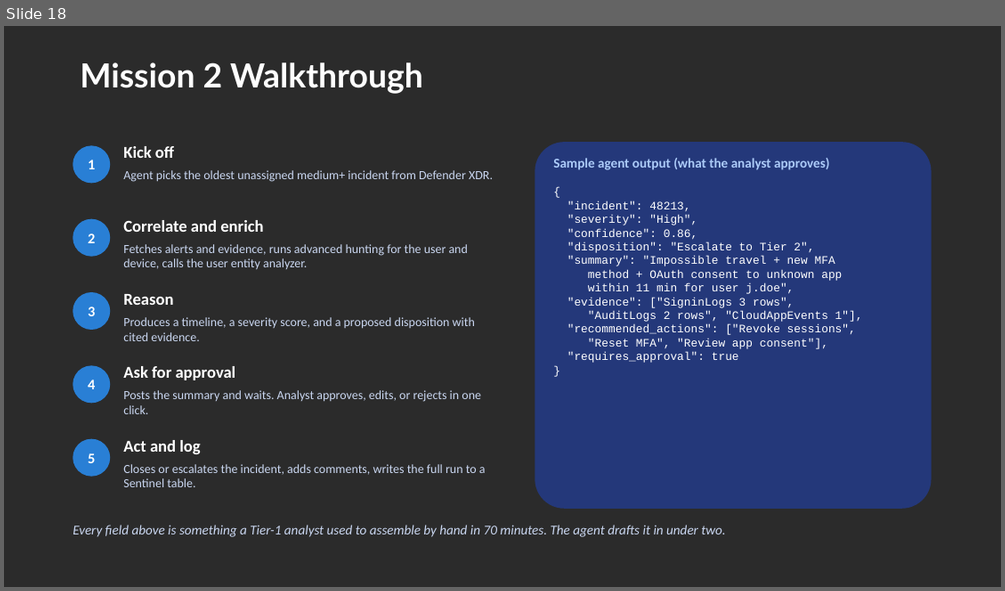
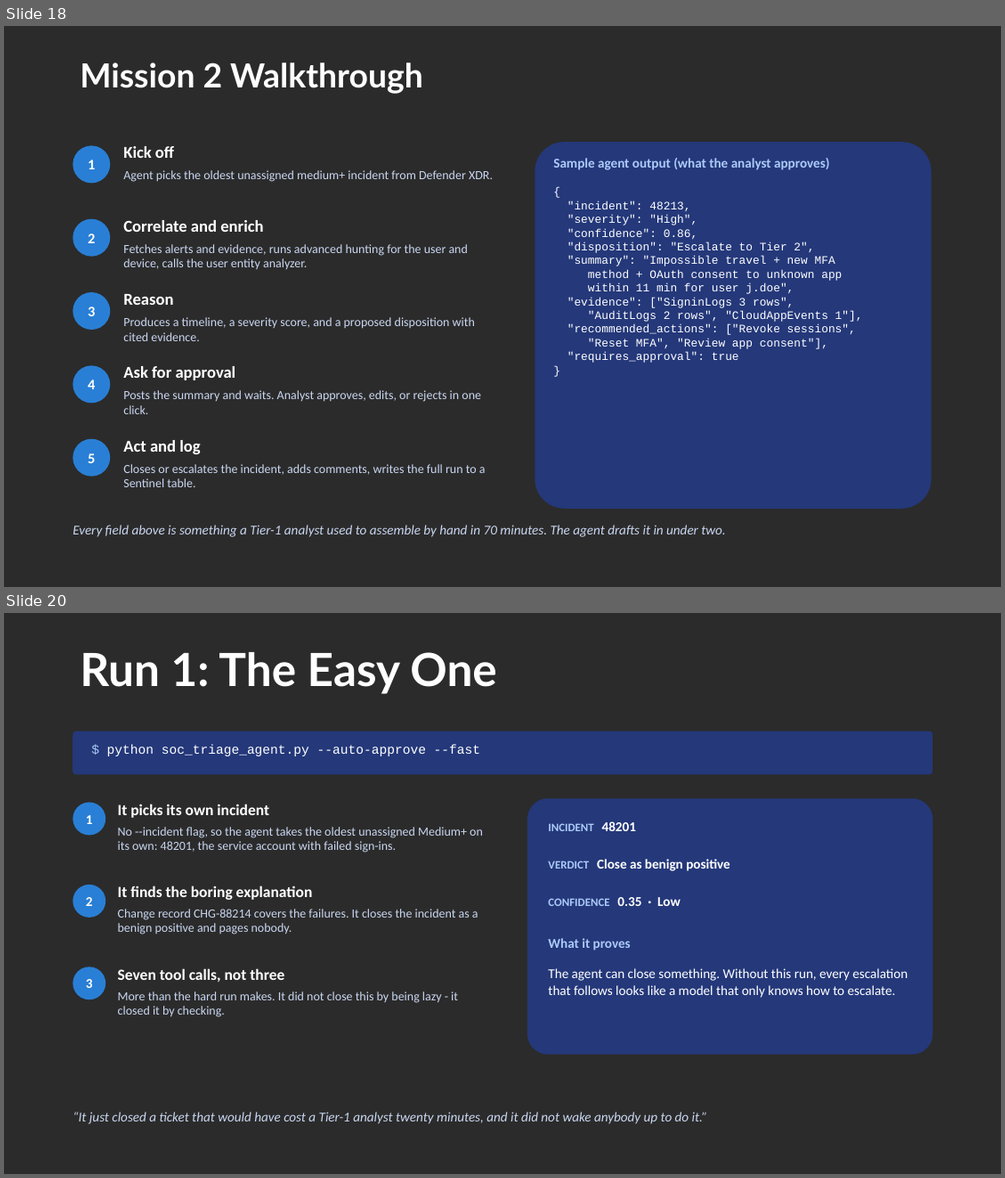
Before and after one commit to rod-trent/MMSMOA, a slide deck: SlideDecks/Empowering SOC Teams - MMS Midway 2026.pptx. Shown one above the other, each under a label of ours: slide 18 before the commit, slides 18 and 20 after it; the slides between them are not shown. The pictures are 1005x591 and 1005x1178 pixels, drawn with LibreOffice and Linux fonts; fonts in the diff are those of the drawing; background and template pictures are left out; a plain dark background stands for a picture behind light text. Boxes give left, top, right and bottom in pixels: in the first picture for what was removed or moved away, otherwise in the second. Text is boxed around its words. In the diff, an @@ line names an element or a change of style, - is before the commit and + after.

```diff
--- a/SlideDecks/Empowering SOC Teams - MMS Midway 2026.pptx
+++ b/SlideDecks/Empowering SOC Teams - MMS Midway 2026.pptx
@@ slide 20 added at <box>4,613,1001,1174</box>, background picture (left out) @@
@@ title added at <box>80,652,496,694</box>, 44 pt, text #FFFFFF, bold @@
+Run 1: The Easy One
@@ rounded rectangle added at <box>73,731,933,774</box>, fill #24387A @@
@@ text added at <box>107,744,480,756</box>, 12.5 pt, text #FFFFFF @@
+$ python soc_triage_agent.py --auto-approve --fast
@@ rounded rectangle added at <box>527,798,933,1054</box>, fill #24387A @@
@@ ellipse added at <box>73,803,105,835</box>, fill #297FD5, 13 pt, text #FFFFFF, bold @@
+1
@@ text added at <box>118,803,269,818</box>, 15 pt, text #FFFFFF, bold @@
+It picks its own incident
@@ text added at <box>548,821,636,831</box>, 11 pt, text #ACCBF9, bold @@
+INCIDENT 48201
@@ text added at <box>118,827,483,852</box>, 12 pt, text #C9D6F0 @@
+No --incident flag, so the agent takes the oldest unassigned Medium+ on its own: 48201, the service account with failed sign-ins.
@@ text added at <box>548,859,729,871</box>, 13 pt, text #FFFFFF, bold @@
+VERDICT Close as benign positive
@@ ellipse added at <box>73,884,105,917</box>, fill #297FD5, 13 pt, text #FFFFFF, bold @@
+2
@@ text added at <box>118,885,313,900</box>, 15 pt, text #FFFFFF, bold @@
+It finds the boring explanation
@@ text added at <box>548,897,680,906</box>, 11 pt, text #ACCBF9, bold @@
+CONFIDENCE 0.35 · Low
@@ text added at <box>118,908,478,934</box>, 12 pt, text #C9D6F0 @@
+Change record CHG-88214 covers the failures. It closes the incident as a benign positive and pages nobody.
@@ text added at <box>548,938,631,950</box>, 13 pt, text #ACCBF9, bold @@
+What it proves
@@ ellipse added at <box>73,966,105,999</box>, fill #297FD5, 13 pt, text #FFFFFF, bold @@
+3
@@ text added at <box>118,968,284,981</box>, 15 pt, text #FFFFFF, bold @@
+Seven tool calls, not three
@@ text added at <box>548,968,907,997</box>, 13 pt, text #FFFFFF @@
+The agent can close something. Without this run, every escalation that follows looks like a model that only knows how to escalate.
@@ text added at <box>118,991,458,1017</box>, 12 pt, text #C9D6F0 @@
+More than the hard run makes. It did not close this by being lazy - it closed it by checking.
@@ text added at <box>73,1111,708,1124</box>, 13 pt, text #C9D6F0, italic @@
+“It just closed a ticket that would have cost a Tier-1 analyst twenty minutes, and it did not wake anybody up to do it.”
```
Also in this commit, not shown: 4 other slides added, 34 other files.
